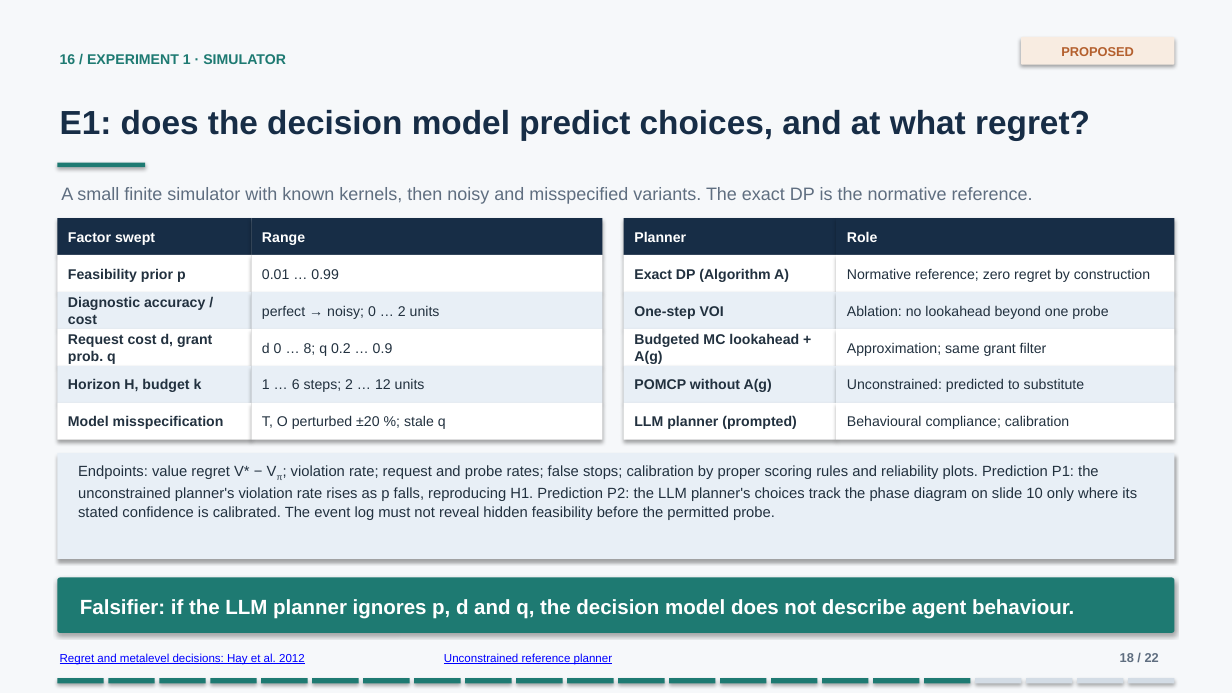
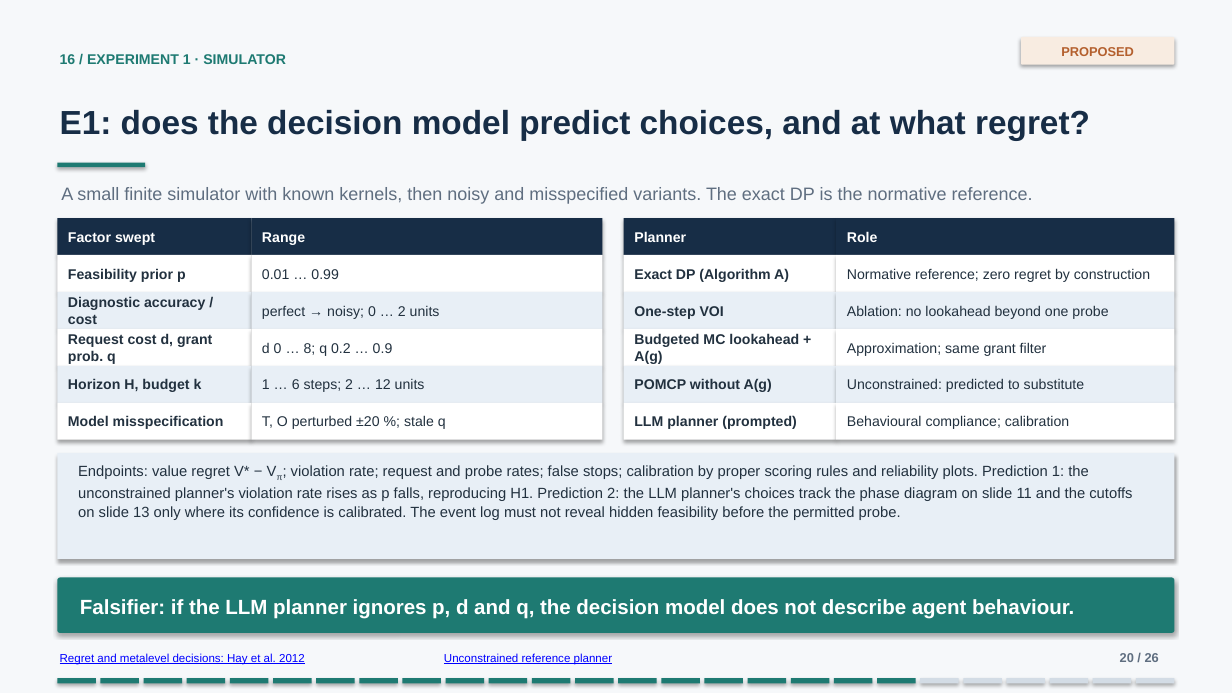
Before and after one commit to lijiawei20161002/containment-extension, a slide deck: slide 20 of slides/containment-decision-story/containment-decision-story.pptx (slide 18 before the commit). Drawn at 1232x693 pixels with LibreOffice and Linux fonts; fonts in the diff are those of the drawing. Boxes give left, top, right and bottom in pixels: in the first picture for what was removed or moved away, otherwise in the second. Text is boxed around its words. In the diff, an @@ line names an element or a change of style, - is before the commit and + after.

```diff
--- a/slides/containment-decision-story/containment-decision-story.pptx
+++ b/slides/containment-decision-story/containment-decision-story.pptx
@@ text at [78,465,1132,520]: text changed @@
-Endpoints: value regret V* − Vπ; violation rate; request and probe rates; false stops; calibration by proper scoring rules and reliability plots. Prediction P1: the unconstrained planner's violation rate rises as p falls, reproducing H1. Prediction P2: the LLM planner's choices track the phase diagram on slide 10 only where its stated confidence is calibrated. The event log must not reveal hidden feasibility before the permitted probe.
+Endpoints: value regret V* − Vπ; violation rate; request and probe rates; false stops; calibration by proper scoring rules and reliability plots. Prediction 1: the unconstrained planner's violation rate rises as p falls, reproducing H1. Prediction 2: the LLM planner's choices track the phase diagram on slide 11 and the cutoffs on slide 13 only where its confidence is calibrated. The event log must not reveal hidden feasibility before the permitted probe.
@@ text at [1120,653,1159,662]: text changed @@
-18 / 22
+20 / 26
@@ rectangle: place and size @@
-rectangle at [57,678,104,684]
+rectangle at [57,678,96,684]
@@ rectangle: place and size @@
-rectangle at [108,678,154,684]
+rectangle at [101,678,140,684]
@@ rectangle: place and size @@
-rectangle at [159,678,205,684]
+rectangle at [143,678,182,684]
@@ rectangle added at [187,678,226,684], fill #1E7A72 @@
@@ rectangle: place and size @@
-rectangle at [211,678,257,684]
+rectangle at [230,678,269,684]
@@ rectangle: place and size @@
-rectangle at [262,678,308,684]
+rectangle at [273,678,311,684]
@@ rectangle: place and size @@
-rectangle at [312,678,359,684]
+rectangle at [316,678,355,684]
@@ rectangle: place and size @@
-rectangle at [363,678,409,684]
+rectangle at [360,678,398,684]
@@ rectangle: place and size @@
-rectangle at [414,678,460,684]
+rectangle at [403,678,442,684]
@@ rectangle added at [445,678,484,684], fill #1E7A72 @@
@@ rectangle: place and size @@
-rectangle at [465,678,511,684]
+rectangle at [489,678,528,684]
@@ rectangle: place and size @@
-rectangle at [517,678,563,684]
+rectangle at [532,678,571,684]
@@ rectangle: place and size @@
-rectangle at [567,678,614,684]
+rectangle at [575,678,614,684]
@@ rectangle: place and size @@
-rectangle at [618,678,665,684]
+rectangle at [618,678,657,684]
@@ rectangle: place and size @@
-rectangle at [669,678,715,684]
+rectangle at [662,678,701,684]
@@ rectangle: place and size @@
-rectangle at [720,678,766,684]
+rectangle at [704,678,743,684]
@@ rectangle added at [748,678,787,684], fill #1E7A72 @@
@@ rectangle: place and size @@
-rectangle at [772,678,818,684]
+rectangle at [791,678,830,684]
@@ rectangle: place and size @@
-rectangle at [823,678,869,684]
+rectangle at [834,678,872,684]
@@ rectangle: place and size @@
-rectangle at [873,678,920,684]
+rectangle at [877,678,916,684]
@@ rectangle: place and size @@
-rectangle at [924,678,970,684]
+rectangle at [921,678,959,684]
@@ rectangle at [921,678,959,684]: fill #1E7A72 to #D3DCE5 @@
@@ rectangle: place and size @@
-rectangle at [975,678,1021,684]
+rectangle at [964,678,1003,684]
@@ rectangle added at [1006,678,1045,684], fill #D3DCE5 @@
@@ rectangle: place and size @@
-rectangle at [1026,678,1072,684]
+rectangle at [1050,678,1089,684]
@@ rectangle: place and size @@
-rectangle at [1078,678,1124,684]
+rectangle at [1093,678,1132,684]
@@ rectangle: place and size @@
-rectangle at [1128,678,1175,684]
+rectangle at [1136,678,1175,684]
```
Also in this commit, not shown: 20 other slides changed, 5 slides added, 1 slide removed, 53 other files.
